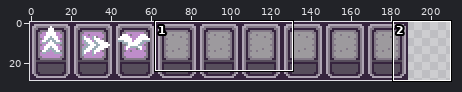
File history of a sprite sheet, the-collector/assets/Sprites/Cards/cards_spreadsheet.png. The picture above shows the old version from afar; the outline marks the close-up.
Close-up. The starting point:
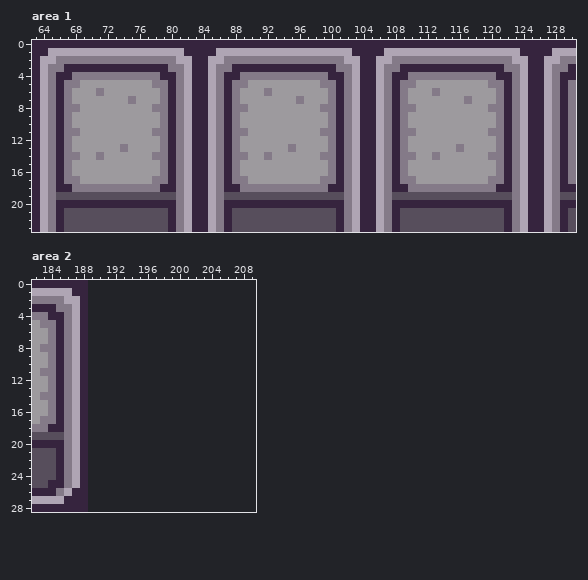
The file is 189x29 pixels. Shown: area 1: x 63..130, y 0..23; area 2: x 182..209, y 0..28. The old version is drawn lined up with the new one, on the new canvas.
After the commit:
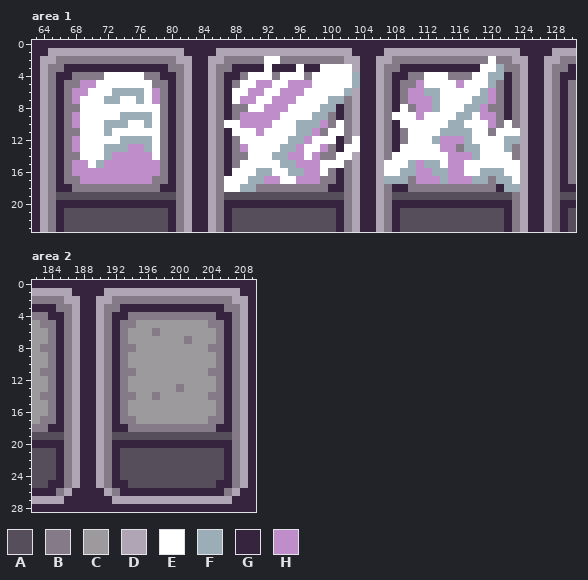
Palette (. is transparent): A #574e5c  B #847a88  C #9d9a9e  D #afa5b4  E #ffffff  F #9badb7  G #36243e  H #be8dca
From old to new:
canvas 189x29 -> 210x29
--- area 1
@@ x 63..130 @@
  1 GGDDDDDDDDDDDDDDDDDGGGGDDDDDDDDDDDDDDDDDGGGGDDDDDDDDDDDDDDDDDGGGGDDD
- 2 GDDBBBBBBBBBBBBBBBDDGGDDBBBBBBBBBBBBBBBDDGGDDBBBBBBBBBBBBBBBDDGGDDBB
- 3 GDBBGGGGGGGGGGGGGBBDGGDBBGGGGGGGGGGGGGBBDGGDBBGGGGGGGGGGGGGBBDGGDBBG
- 4 GDBGGBBBBBBBBBBBGGBDGGDBGGBBBBBBBBBBBGGBDGGDBGGBBBBBBBBBBBGGBDGGDBGG
- 5 GDBGBBCCCCCCCCCBBGBDGGDBGBBCCCCCCCCCBBGBDGGDBGBBCCCCCCCCCBBGBDGGDBGB
- 6 GDBGBCCCBCCCCCCCBGBDGGDBGBCCCBCCCCCCCBGBDGGDBGBCCCBCCCCCCCBGBDGGDBGB
- 7 GDBGBCCCCCCCBCCCBGBDGGDBGBCCCCCCCBCCCBGBDGGDBGBCCCCCCCBCCCBGBDGGDBGB
- 8 GDBGBBCCCCCCCCCBBGBDGGDBGBBCCCCCCCCCBBGBDGGDBGBBCCCCCCCCCBBGBDGGDBGB
- 9 GDBGBCCCCCCCCCCCBGBDGGDBGBCCCCCCCCCCCBGBDGGDBGBCCCCCCCCCCCBGBDGGDBGB
-10 GDBGBCCCCCCCCCCCBGBDGGDBGBCCCCCCCCCCCBGBDGGDBGBCCCCCCCCCCCBGBDGGDBGB
-11 GDBGBBCCCCCCCCCBBGBDGGDBGBBCCCCCCCCCBBGBDGGDBGBBCCCCCCCCCBBGBDGGDBGB
-12 GDBGBCCCCCCCCCCCBGBDGGDBGBCCCCCCCCCCCBGBDGGDBGBCCCCCCCCCCCBGBDGGDBGB
-13 GDBGBCCCCCCBCCCCBGBDGGDBGBCCCCCCBCCCCBGBDGGDBGBCCCCCCBCCCCBGBDGGDBGB
-14 GDBGBBCCBCCCCCCBBGBDGGDBGBBCCBCCCCCCBBGBDGGDBGBBCCBCCCCCCBBGBDGGDBGB
-15 GDBGBCCCCCCCCCCCBGBDGGDBGBCCCCCCCCCCCBGBDGGDBGBCCCCCCCCCCCBGBDGGDBGB
-16 GDBGBCCCCCCCCCCCBGBDGGDBGBCCCCCCCCCCCBGBDGGDBGBCCCCCCCCCCCBGBDGGDBGB
-17 GDBGBBCCCCCCCCCBBGBDGGDBGBBCCCCCCCCCBBGBDGGDBGBBCCCCCCCCCBBGBDGGDBGB
-18 GDBGGBBBBBBBBBBBGGBDGGDBGGBBBBBBBBBBBGGBDGGDBGGBBBBBBBBBBBGGBDGGDBGG
+ 2 GDDBBBBBBBBBBBBBBBDDGGDDBBBBBEEBBBBBBBBDDGGDDBBBBBBBBBBBBEBBDDGGDDBB
+ 3 GDBBGGGGGGGGGGGGGBBDGGDBBGGGGEGGGEGGEEEEDGGDBBGGGGGGGGGGEEFBBDGGDBBG
+ 4 GDBGGBBBBEEEEEBBGGBDGGDBGGBEEEBEEEBEEEEEFGGDBGGBBEEEBBBEEFFGBDGGDBGG
+ 5 GDBGBBHHEEEEEEEBBGBDGGDBGBEEHHEEHHHEEEEEFGGDBGBBHEEEEHEEEFBGBDGGDBGB
+ 6 GDBGBHHEEEFFFFEHBGBDGGDBGEEHHEEHHHEEEEEFDGGDBGBHHFFEEEEEFHBGBDGGDBGB
+ 7 GDBGBHEEEFFEEFEHBGBDGGDBGEHHEEHHHEEEEFFBDGGDBGBHHHFEEEEFFHBGBDGGDBGB
+ 8 GDBGBBEEEEEEEEEEBGBDGGDBGBBEEHHHEEEEFFGBDGGDBGEBHHFEEEFFHBBGBDGGDBGB
+ 9 GDBGBHEEEEEFFFFEBGBDGGDBGBHHHHHEEEEFFBGBDGGDBEEEHEEEEFFEHHBGBDGGDBGB
+10 GDBGBHEEEFFFEEFEBGBDGGDBEEHHHHEEEFFFHBEBDGGDBGEEEEEEFFEEEHBEBDGGDBGB
+11 GDBGBBEEEFEEEEEEBGBDGGDBGEEEHEEEEFFHBEEBDGGDBGBEEEEFFFFEEBEEEDGGDBGB
+12 GDBGBHEEEEEFFFFEBGBDGGDBGBEEEEEEFFHEEEGBEGGDBGBEEEFHHHFEEEEFFDGGDBGB
+13 GDBGBHEEEFFFHHFEBGBDGGDBGBHEEEEFFHEEHBGEEGGDBGEEEEEHHBFFEEEFBDGGDBGB
+14 GDBGBBEEEFHHHHHEBGBDGGDBGBBEEEFFHHEHBBEEDGGDBEEEEEEEHHHFEEEEBDGGDBGB
+15 GDBGBHHEFHHHHHHHBGBDGGDBGBEEEEEFFHHHEEEBDGGDEEEFHFFEHHEEEEEEEDGGDBGB
+16 GDBGBHHHHHHHHHHHBGBDGGDBGEEEFFEEFFHHEBGBDGGDEEFFHHFFHHEEFFFEEDGGDBGB
+17 GDBGBBHHHHHHHHHBBGBDGGDBEEEFFHHEEHHHBBGBDGGDFFFBHHHFHHHFFBFFEDGGDBGB
+18 GDBGGBBBBBBBBBBBGGBDGGDBEEFFBBBBBBBBBGGBDGGDBGGBBBBBBBBBBBGFFDGGDBGG
 19 GDBAAAAAAAAAAAAAAABDGGDBAAAAAAAAAAAAAAABDGGDBAAAAAAAAAAAAAAABDGGDBAA
--- area 2
@@ x 182..209 @@
- 0 GGGGGGG.....................
- 1 DDDDDGG.....................
- 2 BBBBDDG.....................
- 3 GGGBBDG.....................
- 4 BBGGBDG.....................
- 5 CBBGBDG.....................
- 6 CCBGBDG.....................
- 7 CCBGBDG.....................
- 8 CBBGBDG.....................
- 9 CCBGBDG.....................
-10 CCBGBDG.....................
-11 CBBGBDG.....................
-12 CCBGBDG.....................
-13 CCBGBDG.....................
-14 CBBGBDG.....................
-15 CCBGBDG.....................
-16 CCBGBDG.....................
-17 CBBGBDG.....................
-18 BBGGBDG.....................
-19 AAAABDG.....................
-20 GGGGBDG.....................
-21 AAAGBDG.....................
-22 AAAGBDG.....................
-23 AAAGBDG.....................
-24 AAAGBDG.....................
-25 AAGGBDG.....................
-26 GGGBDGG.....................
-27 DDDDGGG.....................
-28 GGGGGGG.....................
+ 0 GGGGGGGGGGGGGGGGGGGGGGGGGGGG
+ 1 DDDDDGGGGDDDDDDDDDDDDDDDDDGG
+ 2 BBBBDDGGDDBBBBBBBBBBBBBBBDDG
+ 3 GGGBBDGGDBBGGGGGGGGGGGGGBBDG
+ 4 BBGGBDGGDBGGBBBBBBBBBBBGGBDG
+ 5 CBBGBDGGDBGBBCCCCCCCCCBBGBDG
+ 6 CCBGBDGGDBGBCCCBCCCCCCCBGBDG
+ 7 CCBGBDGGDBGBCCCCCCCBCCCBGBDG
+ 8 CBBGBDGGDBGBBCCCCCCCCCBBGBDG
+ 9 CCBGBDGGDBGBCCCCCCCCCCCBGBDG
+10 CCBGBDGGDBGBCCCCCCCCCCCBGBDG
+11 CBBGBDGGDBGBBCCCCCCCCCBBGBDG
+12 CCBGBDGGDBGBCCCCCCCCCCCBGBDG
+13 CCBGBDGGDBGBCCCCCCBCCCCBGBDG
+14 CBBGBDGGDBGBBCCBCCCCCCBBGBDG
+15 CCBGBDGGDBGBCCCCCCCCCCCBGBDG
+16 CCBGBDGGDBGBCCCCCCCCCCCBGBDG
+17 CBBGBDGGDBGBBCCCCCCCCCBBGBDG
+18 BBGGBDGGDBGGBBBBBBBBBBBGGBDG
+19 AAAABDGGDBAAAAAAAAAAAAAAABDG
+20 GGGGBDGGDBGGGGGGGGGGGGGGGBDG
+21 AAAGBDGGDBGAAAAAAAAAAAAAGBDG
+22 AAAGBDGGDBGAAAAAAAAAAAAAGBDG
+23 AAAGBDGGDBGAAAAAAAAAAAAAGBDG
+24 AAAGBDGGDBGAAAAAAAAAAAAAGBDG
+25 AAGGBDGGDBGGAAAAAAAAAAAGGBDG
+26 GGGBDGGGGDBGGGGGGGGGGGGGBDGG
+27 DDDDGGGGGGDDDDDDDDDDDDDDDGGG
+28 GGGGGGGGGGGGGGGGGGGGGGGGGGGG
